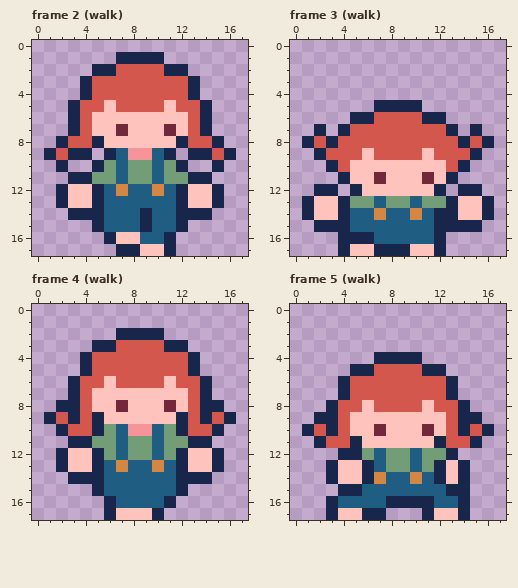
Two states of a pixel-art file, Assets/Sprites/people/people.aseprite. This is how it looked before the edit.
18x18 pixels, 9 frames. Shown: frame 2 (walk), frame 3 (walk), frame 4 (walk), frame 5 (walk).
New version:
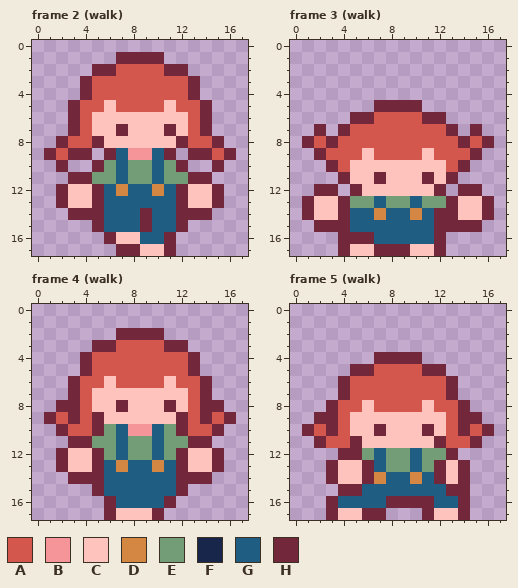
Palette (. is transparent): A #d3574d  B #f59499  C #fec3bd  D #d48742  E #739d77  F #17264a  G #205d82  H #72273b
Changes in this commit:
Changed rows in their new state; - is an unchanged pixel.
Frame 2 (walk), layer "overalls":
first column x 1:
 1 ------HHHH------
 2 ----HH----HH----
 3 ---H--------H---
 4 ---H--------H---
 5 --H----------H--
 6 --H----------H--
 7 --H----------H--
 8 -H--H------H--H-
 9 H-HH-H----H-HH-H
10 -H--H------H--H-
11 --HH--------HH--
12 -H--H------H--H-
13 -H--H------H--H-
14 --HHH---H--HHH--
15 ----H---H--H----
16 -----H----H-----
17 ------HH--H-----
Frame 3 (walk), layer "overalls":
first column x 1:
 5 ------HHHH------
 6 ----HH----HH----
 7 -H-H--------H-H-
 8 H-H----------H-H
 9 -H------------H-
10 --H----------H--
11 ---H--------H---
12 -HH-H------H-HH-
13 H--H--------H--H
14 H--H-------HH--H
15 -HHH-------HHHH-
16 ---HHH-----H----
17 ---H--HHH--H----
Frame 4 (walk), layer "overalls":
first column x 1:
 2 ------HHHH------
 3 ----HH----HH----
 4 ---H--------H---
 5 ---H--------H---
 6 --H----------H--
 7 --H----------H--
 8 -HH----------HH-
 9 H-H-H------H-H-H
10 -H--H------H--H-
11 --HH--------HH--
12 -H--H------H--H-
13 -H--H------H--H-
14 --HHH------HHH--
15 ----H------H----
16 -----H----H-----
17 -----H---H------
Frame 5 (walk), layer "overalls":
first column x 1:
 4 ------HHHH------
 5 ----HH----HH----
 6 ---H--------H---
 7 ---H--------H---
 8 --H----------H--
 9 -HH----------HH-
10 H-H----------H-H
11 -H--H------H--H-
12 ---HH-------H---
13 --H--H-----H-H--
14 --H--H-----H-H--
15 ---HH-------HH--
16 --H----HHHH--H--
17 --H--HH---H--H--
